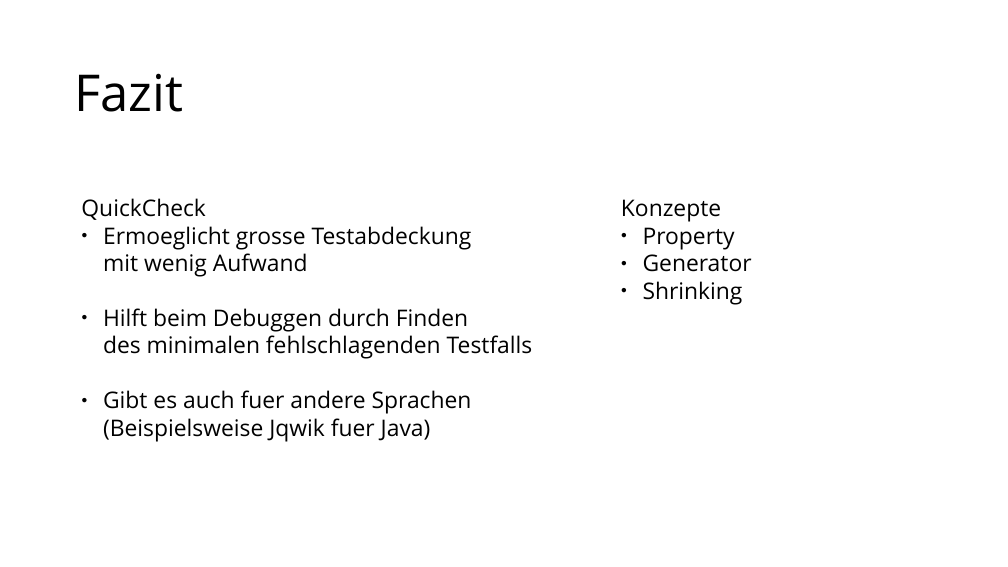
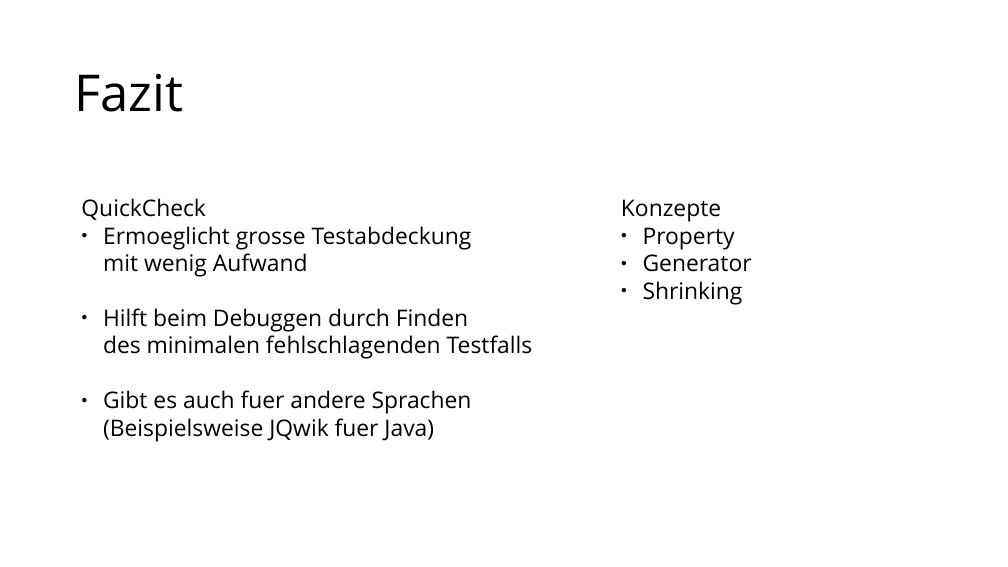
Before and after one commit to MoritzGoeckel/QuickCheck_Experiments, a slide deck: slide 12 of Praesentation.odp. Drawn at 1008x567 pixels with LibreOffice and Linux fonts; fonts in the diff are those of the drawing. Boxes give left, top, right and bottom in pixels: in the first picture for what was removed or moved away, otherwise in the second. Text is boxed around its words. In the diff, an @@ line names an element or a change of style, - is before the commit and + after.

Commit message:
Updated presentation

```diff
--- a/Praesentation.odp
+++ b/Praesentation.odp
@@ text at (x1=103, y1=390, x2=472, y2=442): text changed @@
-● Gibt es auch fuer andere Sprachen
-  (Beispielsweise Jqwik fuer Java)
+● Gibt es auch fuer andere Sprachen
+  (Beispielsweise JQwik fuer Java)
```
Also in this commit, not shown: 3 other slides changed, 1 slide added, 1 slide removed, 7 other files.
